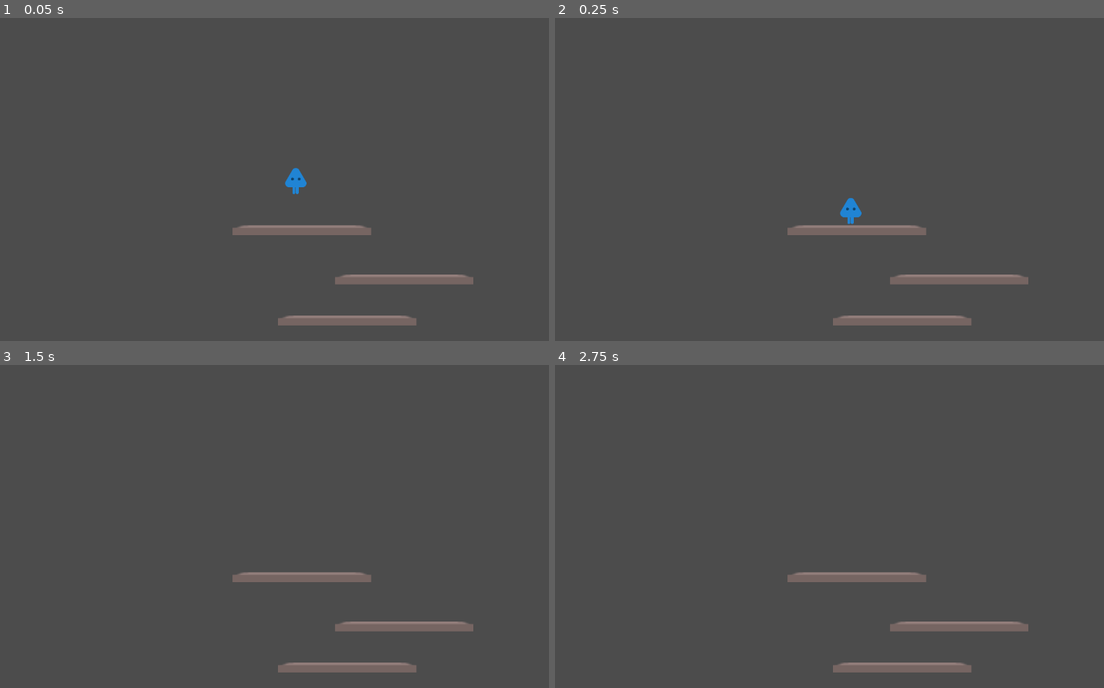
Above: before the commit, frames 1-4 (two rows, left to right).
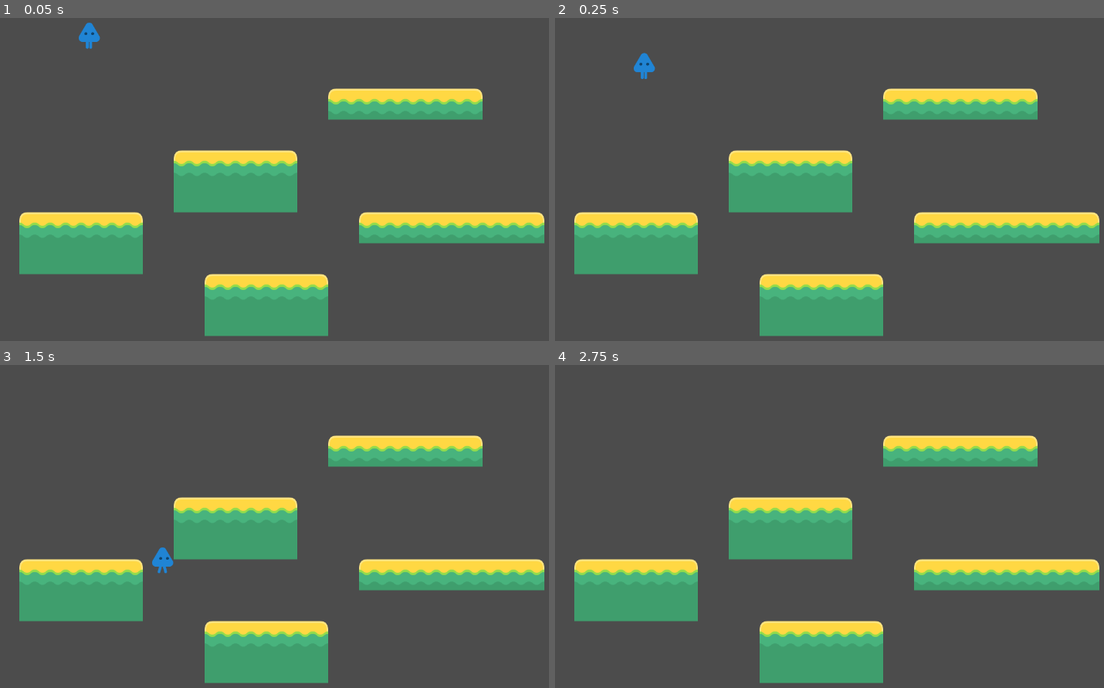
Above: after the commit, the same moments.

Repository: merwan/SideScroller
Game: Godot game, scene res://Scenes/Level1.tscn
Two runs of this game, one before a commit and one after it. Both use one fixed random seed, a clock stepped at 60 frames per second and the inputs below.
Inputs:
- Up to frame 1 (0.05 s): no input
- Up to frame 2 (0.25 s): no input
- Up to frame 3 (1.5 s): hold Right (ui_right) from 0.53 s (still down); tap Space (jump) at 0.77 s
- Up to frame 4 (2.75 s): tap Space (jump) at 1.52 s; tap Enter at 2 s; release Right (ui_right) at 2.03 s; hold Left (ui_left) from 2.03 s (still down)

The runs differ from the first frame. In frame 1, 21% of the frame differs, in the area x 3-100%, y 1-99%; in frame 2, 21%, in the area x 3-100%, y 10-99%; in frame 3, 21%; in frame 4, 21%.

Commit message:
Use tileset in level 1

Diff:
--- a/Scenes/Level1.tscn
+++ b/Scenes/Level1.tscn
@@ -1,91 +1,31 @@
-[gd_scene load_steps=4 format=2]
+[gd_scene load_steps=3 format=2]
 
 [ext_resource path="res://Scenes/Player.tscn" type="PackedScene" id=1]
-[ext_resource path="res://Assets/Other/buttonFloor_pressed.png" type="Texture" id=2]
+[ext_resource path="res://Scenes/TileSetPlatforms.tres" type="TileSet" id=2]
 
-[sub_resource type="RectangleShape2D" id=1]
-
-custom_solver_bias = 0.0
-extents = Vector2( 10, 10 )
-
-[node name="Level1" type="Node2D"]
+[node name="Level1" type="Node2D" index="0"]
 
 [node name="Player" parent="." index="0" instance=ExtResource( 1 )]
 
-[node name="Platform" type="StaticBody2D" parent="." index="1"]
+position = Vector2( 186.27, 114.168 )
 
-position = Vector2( 625.849, 521.206 )
-scale = Vector2( 5.31969, 2.55754 )
-input_pickable = false
+[node name="TileMap" type="TileMap" parent="." index="1"]
+
+position = Vector2( 40.3521, -92.0023 )
+mode = 0
+tile_set = ExtResource( 2 )
+cell_size = Vector2( 64, 64 )
+cell_quadrant_size = 16
+cell_custom_transform = Transform2D( 1, 0, 0, 1, 0, 0 )
+cell_half_offset = 2
+cell_tile_origin = 0
+cell_y_sort = false
+cell_clip_uv = false
+collision_use_kinematic = false
+collision_friction = 1.0
+collision_bounce = 0.0
 collision_layer = 1
 collision_mask = 1
-constant_linear_velocity = Vector2( 0, 0 )
-constant_angular_velocity = 0.0
-friction = 1.0
-bounce = 0.0
-__meta__ = {
-"_edit_group_": true
-}
-
-[node name="Sprite" type="Sprite" parent="Platform" index="0"]
-
-texture = ExtResource( 2 )
-
-[node name="CollisionShape2D" type="CollisionShape2D" parent="Platform" index="1"]
-
-visible = false
-position = Vector2( -0.0317498, -0.476187 )
-scale = Vector2( 2.69597, 0.444444 )
-shape = SubResource( 1 )
-
-[node name="Platform3" type="StaticBody2D" parent="." index="2"]
-
-position = Vector2( 719.309, 708.127 )
-scale = Vector2( 5.31969, 2.55754 )
-input_pickable = false
-collision_layer = 1
-collision_mask = 1
-constant_linear_velocity = Vector2( 0, 0 )
-constant_angular_velocity = 0.0
-friction = 1.0
-bounce = 0.0
-__meta__ = {
-"_edit_group_": true
-}
-
-[node name="Sprite" type="Sprite" parent="Platform3" index="0"]
-
-texture = ExtResource( 2 )
-
-[node name="CollisionShape2D" type="CollisionShape2D" parent="Platform3" index="1"]
-
-visible = false
-position = Vector2( -0.0317498, -0.476187 )
-scale = Vector2( 2.69597, 0.444444 )
-shape = SubResource( 1 )
-
-[node name="Platform2" type="StaticBody2D" parent="." index="3"]
-
-position = Vector2( 837.151, 622.794 )
-scale = Vector2( 5.31969, 2.55754 )
-input_pickable = false
-collision_layer = 1
-collision_mask = 1
-constant_linear_velocity = Vector2( 0, 0 )
-constant_angular_velocity = 0.0
-friction = 1.0
-bounce = 0.0
-__meta__ = {
-"_edit_group_": true
-}
-
-[node name="Sprite" type="Sprite" parent="Platform2" index="0"]
-
-texture = ExtResource( 2 )
-
-[node name="CollisionShape2D" type="CollisionShape2D" parent="Platform2" index="1"]
-
-visible = false
-position = Vector2( -0.0317498, -0.476187 )
-scale = Vector2( 2.69597, 0.444444 )
-shape = SubResource( 1 )
+occluder_light_mask = 1
+format = 1
+tile_data = PoolIntArray( 327690, 3, 0, 327691, 0, 0, 327692, 0, 0, 327693, 0, 0, 327694, 2, 0, 458757, 3, 0, 458758, 0, 0, 458759, 0, 0, 458760, 2, 0, 524293, 1, 0, 524294, 1, 0, 524295, 1, 0, 524296, 1, 0, 589824, 3, 0, 589825, 0, 0, 589826, 0, 0, 589827, 2, 0, 589835, 3, 0, 589836, 0, 0, 589837, 0, 0, 589838, 0, 0, 589839, 0, 0, 589840, 2, 0, 655360, 1, 0, 655361, 1, 0, 655362, 1, 0, 655363, 1, 0, 720902, 3, 0, 720903, 0, 0, 720904, 0, 0, 720905, 2, 0, 786438, 1, 0, 786439, 1, 0, 786440, 1, 0, 786441, 1, 0 )
--- a/Scenes/TileSet.tscn
+++ b/Scenes/TileSet.tscn
@@ -1,16 +1,31 @@
-[gd_scene load_steps=6 format=2]
+[gd_scene load_steps=9 format=2]
 
 [ext_resource path="res://Assets/Tiles/Yellow tiles/tileYellow_06.png" type="Texture" id=1]
 [ext_resource path="res://Assets/Tiles/Yellow tiles/tileYellow_04.png" type="Texture" id=2]
 [ext_resource path="res://Assets/Tiles/Yellow tiles/tileYellow_07.png" type="Texture" id=3]
 [ext_resource path="res://Assets/Tiles/Yellow tiles/tileYellow_05.png" type="Texture" id=4]
 
-[sub_resource type="RectangleShape2D" id=1]
+[sub_resource type="RectangleShape2D" id=2]
 
 custom_solver_bias = 0.0
-extents = Vector2( 10.758, 10 )
+extents = Vector2( 32.0362, 31.9312 )
 
-[node name="TileSet" type="Node2D" index="0"]
+[sub_resource type="RectangleShape2D" id=5]
+
+custom_solver_bias = 0.0
+extents = Vector2( 32.4614, 31.0807 )
+
+[sub_resource type="RectangleShape2D" id=4]
+
+custom_solver_bias = 0.0
+extents = Vector2( 32.0363, 31.9312 )
+
+[sub_resource type="RectangleShape2D" id=3]
+
+custom_solver_bias = 0.0
+extents = Vector2( 31.611, 31.9312 )
+
+[node name="TileSet" type="Node2D"]
 
 [node name="PlatformCenter" type="Sprite" parent="." index="0"]
 
@@ -28,12 +43,11 @@
 constant_angular_velocity = 0.0
 friction = 1.0
 bounce = 0.0
+_sections_unfolded = [ "Collision" ]
 
 [node name="CollisionShape2D" type="CollisionShape2D" parent="PlatformCenter/StaticBody2D" index="0"]
 
-position = Vector2( -0.0452021, -0.170917 )
-scale = Vector2( 2.9894, 3.18296 )
-shape = SubResource( 1 )
+shape = SubResource( 2 )
 
 [node name="PlatformDown" type="Sprite" parent="." index="1"]
 
@@ -52,12 +66,11 @@
 constant_angular_velocity = 0.0
 friction = 1.0
 bounce = 0.0
+_sections_unfolded = [ "Collision" ]
 
 [node name="CollisionShape2D" type="CollisionShape2D" parent="PlatformDown/StaticBody2D" index="0"]
 
-position = Vector2( -0.0452021, -0.170917 )
-scale = Vector2( 2.9894, 3.18296 )
-shape = SubResource( 1 )
+shape = SubResource( 5 )
 
 [node name="PlatformRight" type="Sprite" parent="." index="2"]
 
@@ -76,12 +89,11 @@
 constant_angular_velocity = 0.0
 friction = 1.0
 bounce = 0.0
+_sections_unfolded = [ "Collision" ]
 
 [node name="CollisionShape2D" type="CollisionShape2D" parent="PlatformRight/StaticBody2D" index="0"]
 
-position = Vector2( -0.0452021, -0.170917 )
-scale = Vector2( 2.9894, 3.18296 )
-shape = SubResource( 1 )
+shape = SubResource( 4 )
 
 [node name="PlatformLeft" type="Sprite" parent="." index="3"]
 
@@ -100,9 +112,8 @@
 constant_angular_velocity = 0.0
 friction = 1.0
 bounce = 0.0
+_sections_unfolded = [ "Collision" ]
 
 [node name="CollisionShape2D" type="CollisionShape2D" parent="PlatformLeft/StaticBody2D" index="0"]
 
-position = Vector2( -0.0452021, -0.170917 )
-scale = Vector2( 2.9894, 3.18296 )
-shape = SubResource( 1 )
+shape = SubResource( 3 )
--- a/Scenes/TileSetPlatforms.tres
+++ b/Scenes/TileSetPlatforms.tres
@@ -1,14 +1,29 @@
-[gd_resource type="TileSet" load_steps=6 format=2]
+[gd_resource type="TileSet" load_steps=9 format=2]
 
 [ext_resource path="res://Assets/Tiles/Yellow tiles/tileYellow_06.png" type="Texture" id=1]
 [ext_resource path="res://Assets/Tiles/Yellow tiles/tileYellow_04.png" type="Texture" id=2]
 [ext_resource path="res://Assets/Tiles/Yellow tiles/tileYellow_07.png" type="Texture" id=3]
 [ext_resource path="res://Assets/Tiles/Yellow tiles/tileYellow_05.png" type="Texture" id=4]
 
-[sub_resource type="RectangleShape2D" id=1]
+[sub_resource type="RectangleShape2D" id=2]
 
 custom_solver_bias = 0.0
-extents = Vector2( 10.758, 10 )
+extents = Vector2( 32.0362, 31.9312 )
+
+[sub_resource type="RectangleShape2D" id=5]
+
+custom_solver_bias = 0.0
+extents = Vector2( 32.4614, 31.0807 )
+
+[sub_resource type="RectangleShape2D" id=4]
+
+custom_solver_bias = 0.0
+extents = Vector2( 32.0363, 31.9312 )
+
+[sub_resource type="RectangleShape2D" id=3]
+
+custom_solver_bias = 0.0
+extents = Vector2( 31.611, 31.9312 )
 
 [resource]
 
@@ -23,8 +38,8 @@
 0/shapes = [ {
 "autotile_coord": Vector2( 0, 0 ),
 "one_way": false,
-"shape": SubResource( 1 ),
-"shape_transform": Transform2D( 2.9894, 0, 0, 3.18296, 31.9548, 31.8291 )
+"shape": SubResource( 2 ),
+"shape_transform": Transform2D( 1, 0, 0, 1, 32, 32 )
 } ]
 1/name = "PlatformDown"
 1/texture = ExtResource( 2 )
@@ -37,8 +52,8 @@
 1/shapes = [ {
 "autotile_coord": Vector2( 0, 0 ),
 "one_way": false,
-"shape": SubResource( 1 ),
-"shape_transform": Transform2D( 2.9894, 0, 0, 3.18296, 31.9548, 31.8291 )
+"shape": SubResource( 5 ),
+"shape_transform": Transform2D( 1, 0, 0, 1, 32, 32 )
 } ]
 2/name = "PlatformRight"
 2/texture = ExtResource( 3 )
@@ -51,8 +66,8 @@
 2/shapes = [ {
 "autotile_coord": Vector2( 0, 0 ),
 "one_way": false,
-"shape": SubResource( 1 ),
-"shape_transform": Transform2D( 2.9894, 0, 0, 3.18296, 31.9548, 31.8291 )
+"shape": SubResource( 4 ),
+"shape_transform": Transform2D( 1, 0, 0, 1, 32, 32 )
 } ]
 3/name = "PlatformLeft"
 3/texture = ExtResource( 4 )
@@ -65,6 +80,6 @@
 3/shapes = [ {
 "autotile_coord": Vector2( 0, 0 ),
 "one_way": false,
-"shape": SubResource( 1 ),
-"shape_transform": Transform2D( 2.9894, 0, 0, 3.18296, 31.9548, 31.8291 )
+"shape": SubResource( 3 ),
+"shape_transform": Transform2D( 1, 0, 0, 1, 32, 32 )
 } ]
